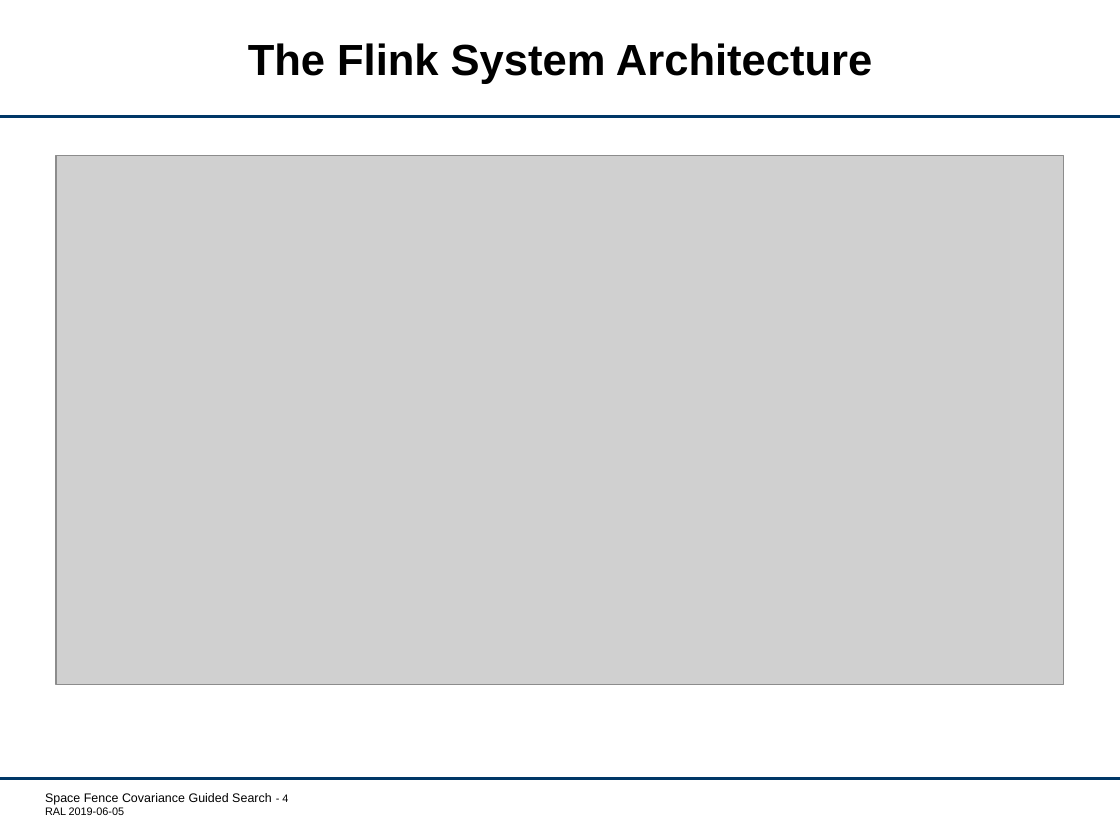
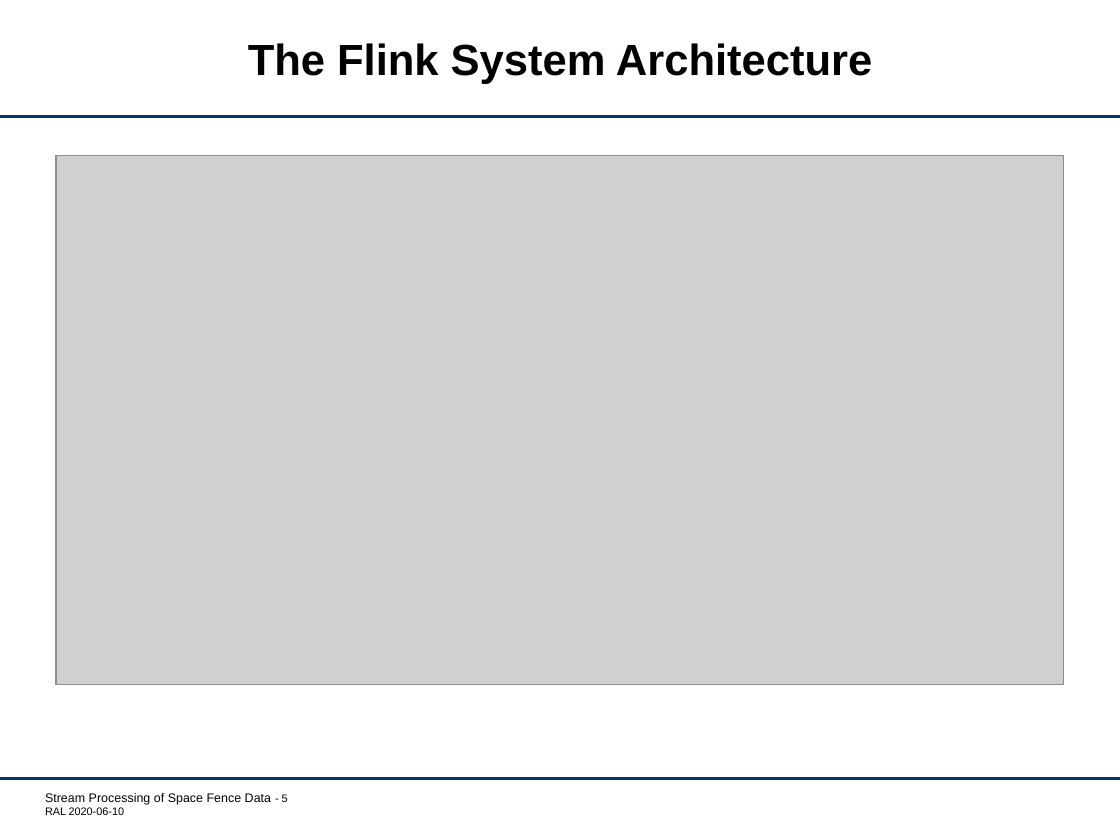
Before and after one commit to ralatsdc/orekit-demos, a slide deck: slide 5 of doc/Stream-Processing.pptx (slide 4 before the commit). Drawn at 1120x840 pixels with LibreOffice and Linux fonts; fonts in the diff are those of the drawing; grey boxes stand for pictures; background and template pictures are left out. Boxes give left, top, right and bottom in pixels: in the first picture for what was removed or moved away, otherwise in the second. Text is boxed around its words. In the diff, an @@ line names an element or a change of style, - is before the commit and + after.

```diff
--- a/doc/Stream-Processing.pptx
+++ b/doc/Stream-Processing.pptx
@@ text at (45,793,288,815): text changed @@
-Space Fence Covariance Guided Search - 4
-RAL 2019-06-05
+Stream Processing of Space Fence Data - 5
+RAL 2020-06-10
```
Also in this commit, not shown: 5 other slides changed, 3 slides added, 1 slide removed.
